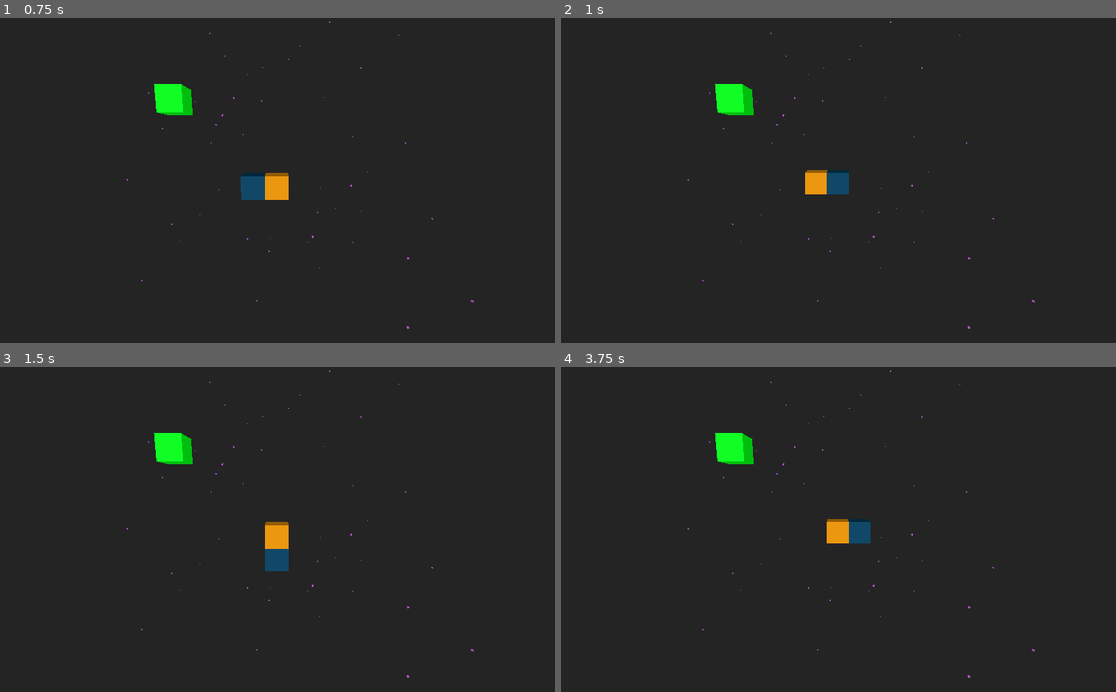
Above: before the commit, frames 1-4 (two rows, left to right).
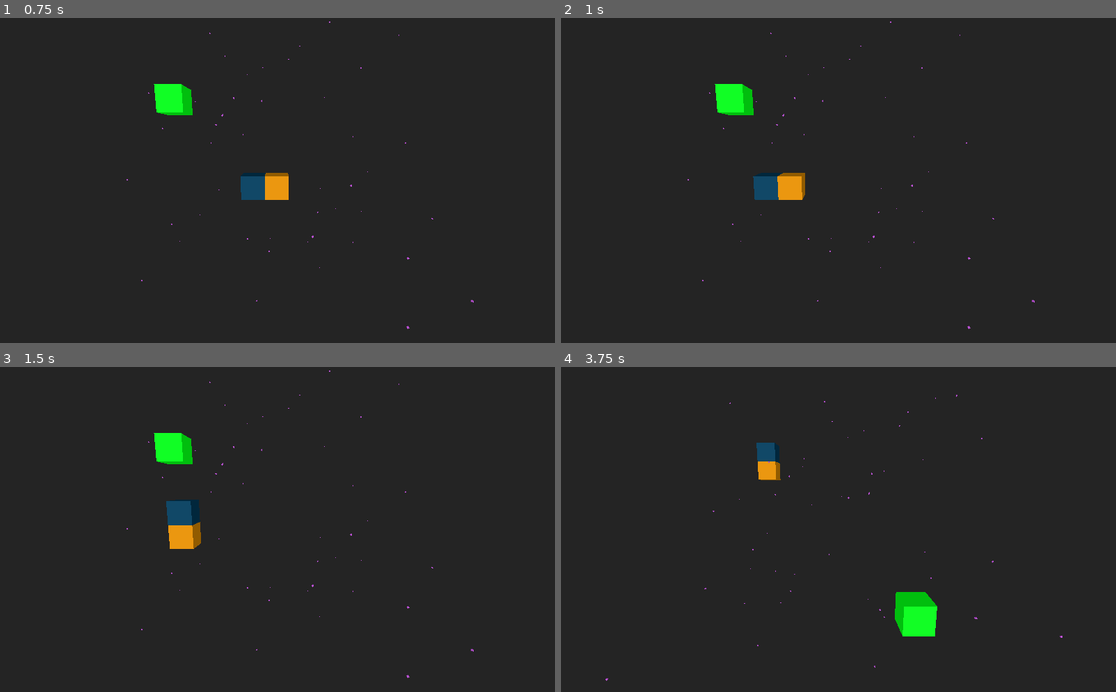
Above: after the commit, the same moments.

Repository: andrew-wilkes/3dsnake
Game: Godot game, scene res://Main.tscn
The game is run twice, just before and just after one commit, with the same random seed, the same clock (stepped at 60 frames per second) and the same inputs.
Inputs:
- Up to frame 1 (0.75 s): tap Enter at 0.5 s; hold Right (ui_right) from 0.53 s (still down); tap Space at 0.6 s
- Up to frame 2 (1 s): keep holding Right (ui_right); tap Space at 0.77 s
- Up to frame 3 (1.5 s): tap Space at 1.07, 1.35 s; release Right (ui_right) at 1.28 s; hold Down (ui_down) from 1.28 s (still down)
- Up to frame 4 (3.75 s): tap Space at 1.52, 1.82, 2.1, 2.85, 3.02, 3.32, 3.6 s; release Down (ui_down) at 2.03 s; hold Right (ui_right) 2.03-2.78 s; hold Up (ui_up) 2.78-3.53 s; hold Left (ui_left) from 3.53 s (still down)

Frame 1 is identical in both runs. In frame 2, 1.3% of the frame differs, in the area x 34-52%, y 46-56%; in frame 3, 1.5%; in frame 4, 2.7%, in the area x 8-91%, y 1-97%.

Commit message:
Improve movement control

Diff:
--- a/Main.gd
+++ b/Main.gd
@@ -16,7 +16,6 @@
 	d += delta
 	if d > cube_step:
 		d = 0
-		process_inputs()
 		$Snake.move_ahead(transform.basis.z * cube_step)
 		move_camera()
 		$Dust.check_extents($Tripod.translation)
@@ -42,15 +41,20 @@
 	$Tripod.translation = tt
 
 
-func process_inputs():
-	if Input.is_action_pressed("ui_right"):
-		$Snake.rotate_head(-transform.basis.y)
-	elif Input.is_action_pressed("ui_left"):
-		$Snake.rotate_head(transform.basis.y)
-	elif Input.is_action_pressed("ui_up"):
-		$Snake.rotate_head(-transform.basis.x)
-	elif Input.is_action_pressed("ui_down"):
-		$Snake.rotate_head(transform.basis.x)
+func _input(event):
+	if event is InputEventKey:
+		if event.pressed:
+			match event.scancode:
+				KEY_RIGHT:
+					$Snake.right()
+				KEY_LEFT:
+					$Snake.left()
+				KEY_UP:
+					$Snake.up()
+				KEY_DOWN:
+					$Snake.down()
+				KEY_SPACE:
+					$Snake.roll()
 
 
 func show_extents():
--- a/Snake.gd
+++ b/Snake.gd
@@ -5,6 +5,33 @@
 const P2 = PI / 2
 
 var tail_piece_scene = preload("res://TailPiece.tscn")
+var inverted = false
+var reversed = false
+
+func make_upright():
+	if $Head.transform.basis.y.y < -0.5:
+		$Head.rotate_object_local(transform.basis.x, PI)
+
+
+func up():
+	rotate_head(-transform.basis.x)
+
+
+func down():
+	rotate_head(transform.basis.x)
+
+
+func left():
+	rotate_head(transform.basis.y)
+
+
+func right():
+	rotate_head(-transform.basis.y)
+
+
+func roll():
+	$Head.rotate_object_local(transform.basis.z, PI)
+
 
 func rotate_head(vec: Vector3):
 	$Head.rotate_object_local(vec, P2)
@@ -16,15 +43,13 @@
 func move_ahead(displacement: Vector3):
 	var old_head_pos = $Head.translation
 	var end_pos = $Head.translation
-	$Head.translate_object_local(displacement)
+	$Head.translate(displacement)
 	var n = $Tail.get_child_count()
 	if n > 0:
 		var tail_piece = $Tail.get_child(n-1)
 		end_pos = tail_piece.translation
 		$Tail.move_child(tail_piece, 0)
 		tail_piece.translation = old_head_pos
-		if (old_head_pos - translation).length() < 0.5:
-			print("Coincident!")
 
 	if Globals.add_to_tail:
 		Globals.add_to_tail = false
